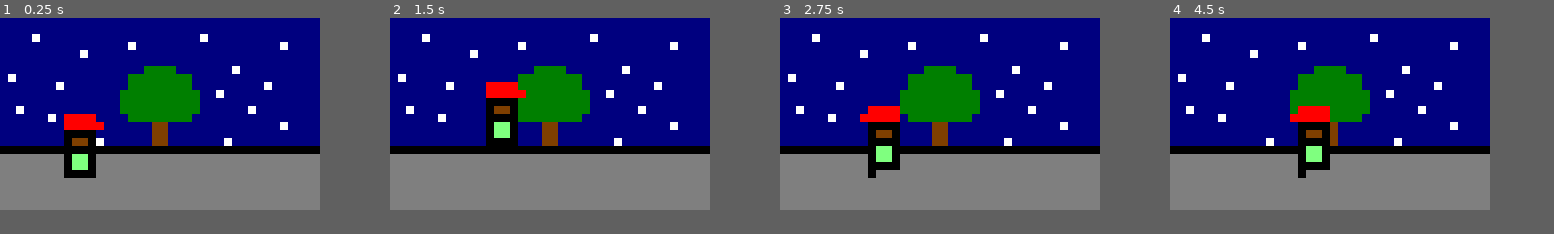
Above: before the commit, frames 1-4 (left to right).
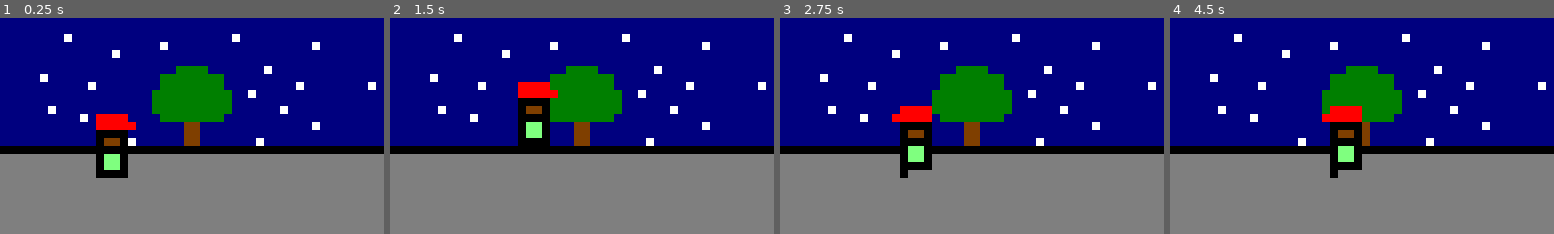
Above: after the commit, the same moments.

Repository: Guilherme-Calland/pixel_man_godot
Game: Godot game, scene res://Scenes/Levels/Level1.tscn
The game is run twice, just before and just after one commit, with the same random seed, the same clock (stepped at 60 frames per second) and the same inputs.
Inputs (mouse positions are in pixels of both pictures, inside the frame that each line leads up to):
- Up to frame 1 (0.25 s): no input
- Up to frame 2 (1.5 s): tap Enter at 0.5 s; move the mouse to (620, 104) at 0.52 s; press the mouse at (620, 104) at 0.53 s; hold D (right) from 0.53 s (still down); tap W (jump) at 0.77 s; move the mouse to (486, 123) at 1.27 s; release the mouse at (486, 123) at 1.28 s; click (486, 123) at 1.35 s
- Up to frame 3 (2.75 s): tap W (jump) at 1.52 s; move the mouse to (972, 72) at 2.02 s; release D (right) at 2.03 s; press the mouse at (972, 72) at 2.03 s; hold A (left) from 2.03 s (still down)
- Up to frame 4 (4.5 s): move the mouse to (1315, 151) at 2.77 s; release A (left) at 2.78 s; release the mouse at (1315, 151) at 2.78 s; hold D (right) 2.78-4.28 s; click (1315, 151) at 2.85 s; tap W (jump) at 3.02, 3.77 s; move the mouse to (1427, 143) at 3.52 s; press the mouse at (1427, 143) at 3.53 s; move the mouse to (1235, 84) at 4.27 s; release the mouse at (1235, 84) at 4.28 s; hold A (left) from 4.28 s (still down); click (1235, 84) at 4.35 s
In our replay, the window is 160x96 before the commit and 192x108 after it. These sizes can differ from the game's own. Grey fills any space a smaller window leaves; there, only what the larger window draws over its background counts as a difference.

The runs differ from the first frame. In frame 1, 22% of the frame differs, in the area x 2-100%, y 0-75%; in frame 2, 21%; in frame 3, 22%; in frame 4, 22%.

Commit message:
proper pixel proportions

Diff:
--- a/Scenes/Levels/Level1.tscn
+++ b/Scenes/Levels/Level1.tscn
@@ -1,14 +1,9 @@
-[gd_scene load_steps=12 format=2]
+[gd_scene load_steps=7 format=2]
 
 [ext_resource path="res://Graphics/Scenary/background_1.png" type="Texture" id=1]
 [ext_resource path="res://Scenes/Player/PixelMan.tscn" type="PackedScene" id=2]
 [ext_resource path="res://Tiles/Tiles.tres" type="TileSet" id=3]
 [ext_resource path="res://Scenes/Scripts/Levels/Level1.gd" type="Script" id=4]
-[ext_resource path="res://Graphics/Player/PlayerSkin2/pixel_man_idle_1.png" type="Texture" id=5]
-[ext_resource path="res://Graphics/Player/PlayerSkin2/pixel_man_walk_1.png" type="Texture" id=6]
-[ext_resource path="res://Graphics/Player/PlayerSkin2/pixel_man_grab_1.png" type="Texture" id=7]
-[ext_resource path="res://Graphics/Player/PlayerSkin2/pixel_man_idle_2.png" type="Texture" id=8]
-[ext_resource path="res://Graphics/Player/PlayerSkin2/pixel_man_grab_2.png" type="Texture" id=9]
 
 [sub_resource type="RectangleShape2D" id=1]
 extents = Vector2( 1.05234, 110.216 )
@@ -20,7 +15,7 @@
 script = ExtResource( 4 )
 
 [node name="PixelMan" parent="." instance=ExtResource( 2 )]
-position = Vector2( 10.3053, 14.9651 )
+position = Vector2( 10.3053, 12.9651 )
 collision_mask = 0
 
 [node name="Background" type="Node2D" parent="."]
@@ -31,40 +26,21 @@
 motion_mirroring = Vector2( 40, 0 )
 
 [node name="TextureRect" type="TextureRect" parent="Background/ParallaxBackground/ParallaxLayer"]
-margin_right = 40.0
-margin_bottom = 40.0
+margin_top = -1.80995
+margin_right = 48.0
+margin_bottom = 38.1901
 texture = ExtResource( 1 )
 __meta__ = {
 "_edit_use_anchors_": false
 }
 
-[node name="pixel_man_walk_1" type="Sprite" parent="Background"]
-position = Vector2( -37.6321, 16.3536 )
-texture = ExtResource( 6 )
-
-[node name="pixel_man_grab_1" type="Sprite" parent="Background/pixel_man_walk_1"]
-position = Vector2( -24.5466, 3.55938 )
-texture = ExtResource( 7 )
-
-[node name="pixel_man_grab_2" type="Sprite" parent="Background/pixel_man_walk_1"]
-position = Vector2( -47.4006, -2.34178 )
-texture = ExtResource( 7 )
-
-[node name="pixel_man_idle_2" type="Sprite" parent="Background/pixel_man_walk_1/pixel_man_grab_2"]
-position = Vector2( 5.25723, -10.0138 )
-texture = ExtResource( 8 )
-
 [node name="TileMap" type="TileMap" parent="."]
-position = Vector2( 0, -0.034 )
+position = Vector2( 0, -1.477 )
 tile_set = ExtResource( 3 )
 cell_size = Vector2( 10, 10 )
 collision_layer = 2
 format = 1
 tile_data = PoolIntArray( 196599, 0, 0, 196600, 0, 0, 196601, 0, 0, 196602, 0, 0, 196603, 0, 0, 196604, 0, 0, 196605, 0 …(271 unchanged characters)…
-
-[node name="pixel_man_grab_2" type="Sprite" parent="TileMap"]
-position = Vector2( -46.4626, 18.0665 )
-texture = ExtResource( 9 )
 
 [node name="Camera2D" type="Camera2D" parent="."]
 position = Vector2( 20.5245, 11.579 )
@@ -89,17 +65,5 @@
 scale = Vector2( 8.037, 0.1 )
 shape = SubResource( 2 )
 one_way_collision = true
-
-[node name="pixel_man_grab_1" type="Sprite" parent="."]
-position = Vector2( 46.4743, 19.3072 )
-texture = ExtResource( 7 )
-
-[node name="pixel_man_idle_1" type="Sprite" parent="."]
-position = Vector2( 92.5988, 19.3716 )
-texture = ExtResource( 5 )
-
-[node name="pixel_man_walk_1" type="Sprite" parent="."]
-position = Vector2( 143.522, 19.5471 )
-texture = ExtResource( 6 )
 [connection signal="body_entered" from="NewAreaTrigger" to="." method="_on_Area2Trigger_body_entered"]
 [connection signal="body_entered" from="PreviousAreaTrigger" to="." method="_on_PreviousAreaTrigger_body_entered"]
--- a/Scenes/Player/PixelMan.tscn
+++ b/Scenes/Player/PixelMan.tscn
@@ -18,6 +18,11 @@
 "name": "idle",
 "speed": 2.0
 }, {
+"frames": [ ExtResource( 10 ) ],
+"loop": false,
+"name": "grab",
+"speed": 5.0
+}, {
 "frames": [ ExtResource( 1 ) ],
 "loop": false,
 "name": "jump",
@@ -28,11 +33,6 @@
 "name": "walk",
 "speed": 4.0
 }, {
-"frames": [ ExtResource( 10 ) ],
-"loop": false,
-"name": "grab",
-"speed": 5.0
-}, {
 "frames": [ ExtResource( 9 ) ],
 "loop": false,
 "name": "touch",
@@ -40,7 +40,7 @@
 } ]
 
 [sub_resource type="RectangleShape2D" id=2]
-extents = Vector2( 1.97097, 3.97049 )
+extents = Vector2( 2.18136, 3.97049 )
 
 [node name="PixelMan" type="KinematicBody2D"]
 script = ExtResource( 5 )
@@ -53,8 +53,9 @@
 playing = true
 
 [node name="CollisionShape2D" type="CollisionShape2D" parent="."]
-position = Vector2( -0.0460701, 0.460697 )
-scale = Vector2( 0.963, 1.167 )
+visible = false
+position = Vector2( 0, 1.492 )
+scale = Vector2( 0.918, 0.883 )
 shape = SubResource( 2 )
 
 [node name="Input" type="Node2D" parent="."]
--- a/project.godot
+++ b/project.godot
@@ -21,8 +21,8 @@
 
 [display]
 
-window/size/width=40
-window/size/height=24
+window/size/width=48
+window/size/height=27
 window/size/fullscreen=true
 window/stretch/mode="viewport"
 
Binary file changed: Graphics/Scenary/background_1.png
